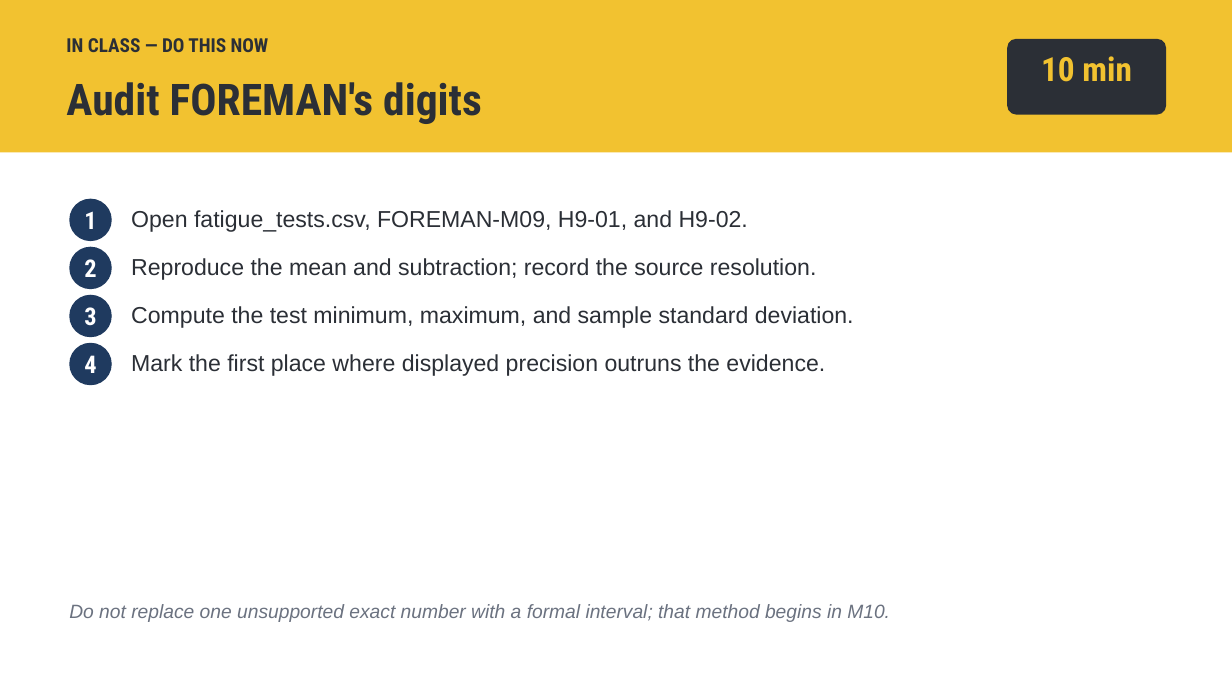
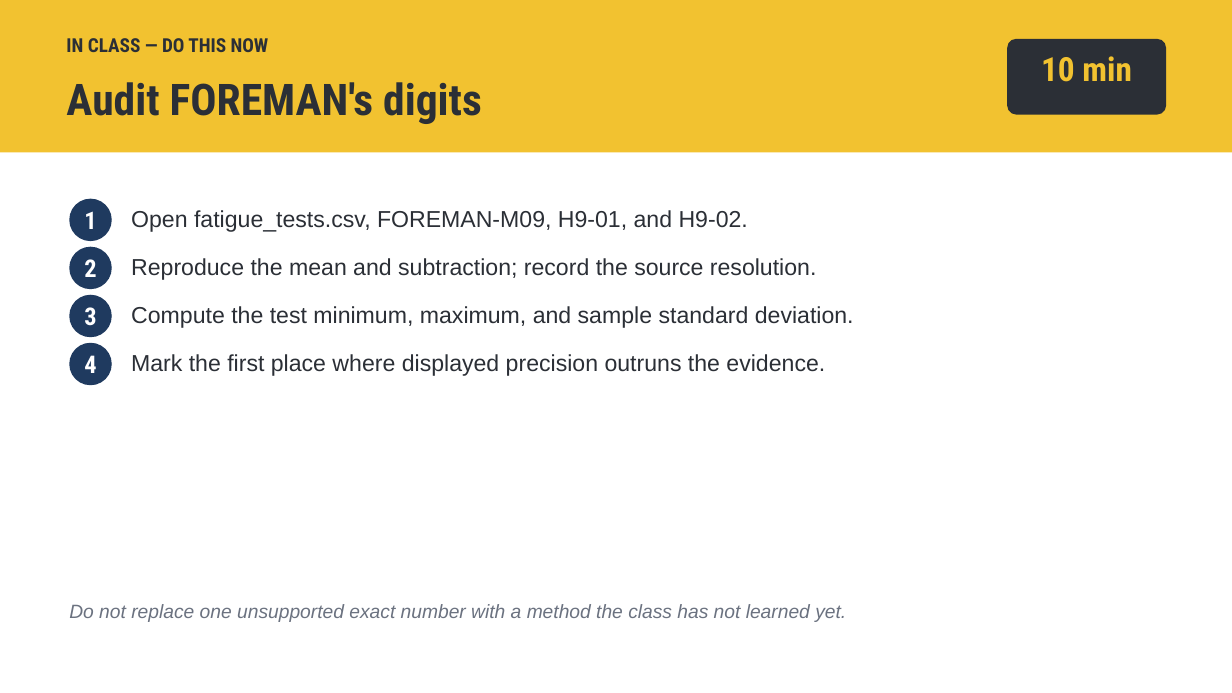
Before and after one commit to Stone-Arch-Collective/Design-and-AI, a slide deck: slide 13 of teaching-pack/13-M09-false-precision/M09-student.pptx. Drawn at 1232x693 pixels with LibreOffice and Linux fonts; fonts in the diff are those of the drawing. Boxes give left, top, right and bottom in pixels: in the first picture for what was removed or moved away, otherwise in the second. Text is boxed around its words. In the diff, an @@ line names an element or a change of style, - is before the commit and + after.

```diff
--- a/teaching-pack/13-M09-false-precision/M09-student.pptx
+++ b/teaching-pack/13-M09-false-precision/M09-student.pptx
@@ text at [69, 604, 846, 622]: text changed @@
-Do not replace one unsupported exact number with a formal interval; that method begins in M10.
+Do not replace one unsupported exact number with a method the class has not learned yet.
```
Also in this commit, not shown: 1 other slide changed, 1 other file.
